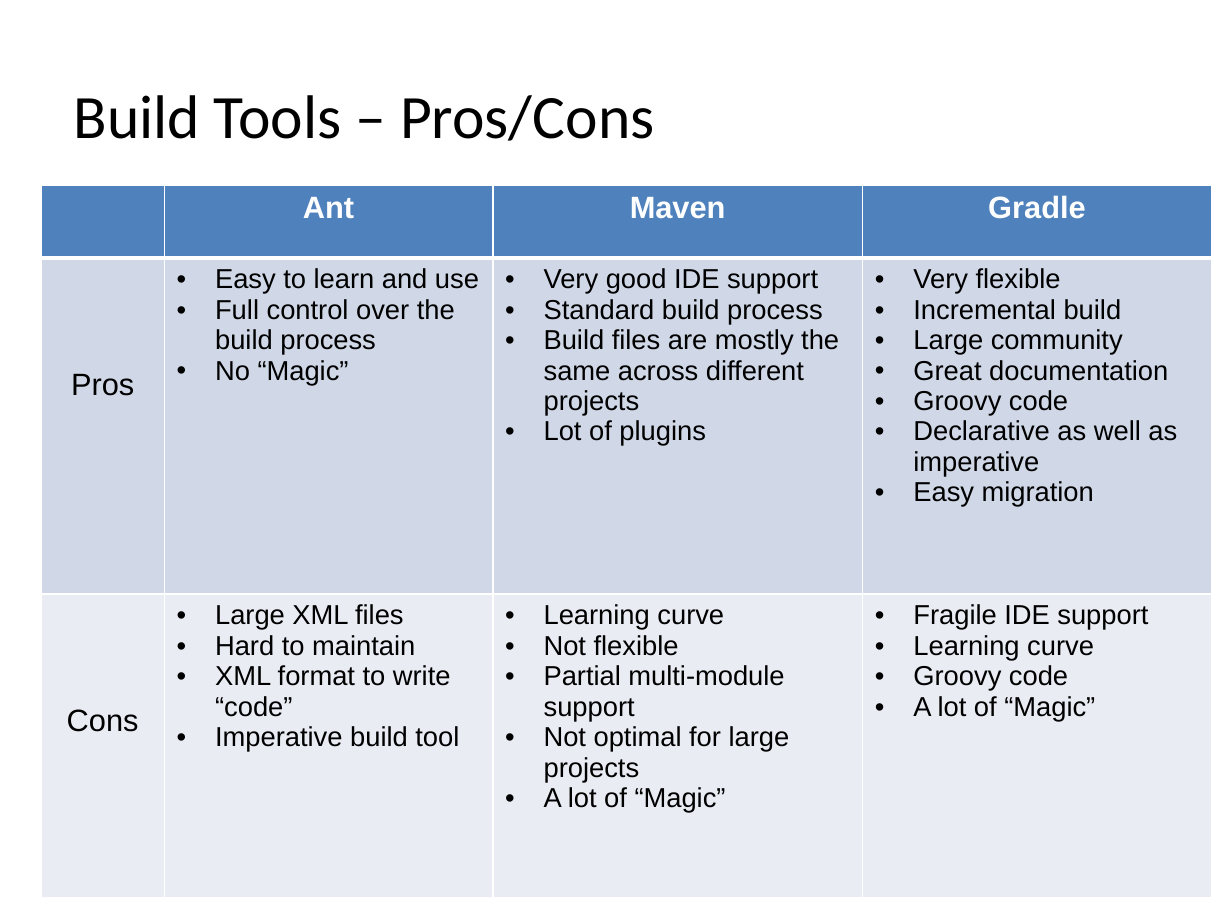
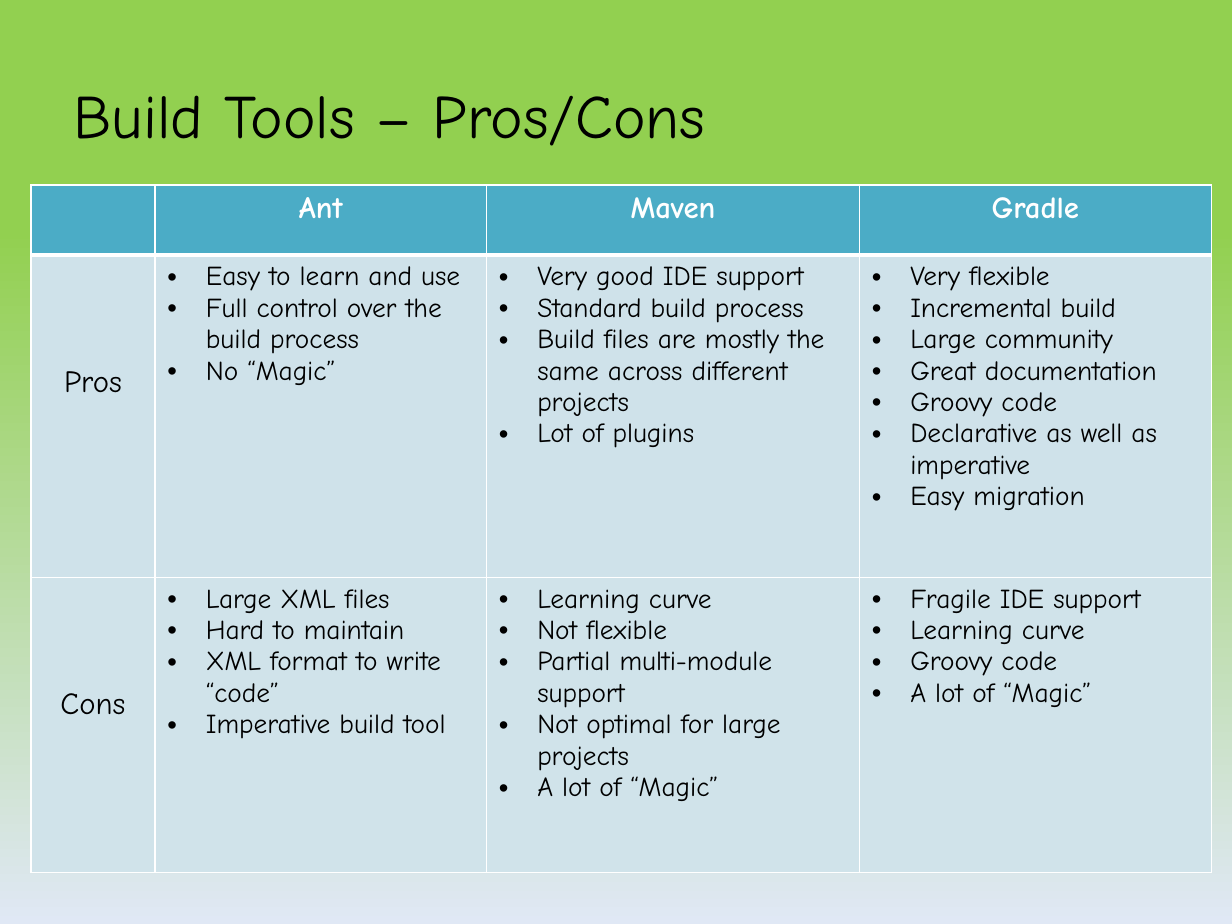
Before and after one commit to kob-aha/gradle-presentation, a slide deck: slide 29 of presentation/Introduction_to_Gradle_yair.pptx (slide 22 before the commit). Drawn at 1232x924 pixels with LibreOffice and Linux fonts; fonts in the diff are those of the drawing. Boxes give left, top, right and bottom in pixels: in the first picture for what was removed or moved away, otherwise in the second. Text is boxed around its words. In the diff, an @@ line names an element or a change of style, - is before the commit and + after.

```diff
--- a/presentation/Introduction_to_Gradle_yair.pptx
+++ b/presentation/Introduction_to_Gradle_yair.pptx
@@ background #FFFFFF to gradient #92D050 to #E1E8F5 @@
@@ text "Build Tools – Pros/Cons" at <box>74,95,706,146</box>: font Calibri to Comic Neue @@
@@ table at <box>31,185,1212,886</box> @@
@@ fill #4F81BD to #4BACC6 in row 1 @@
@@ fill #D0D8E8 to #D0E3EA in row 2 @@
@@ fill #E9EDF4 to #D0E3EA in row 3 @@
@@ font Arial to Comic Neue @@
@@ table: place and size @@
-table at <box>41,185,1211,902</box>
+table at <box>31,185,1212,886</box>
```
Also in this commit, not shown: 23 other slides changed, 7 slides added, 1 other file.
